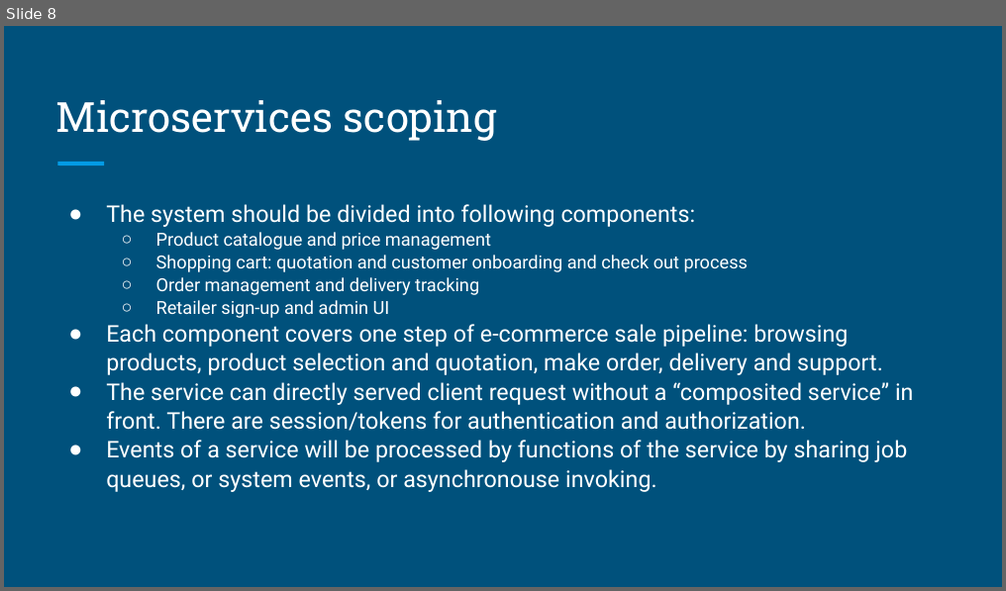
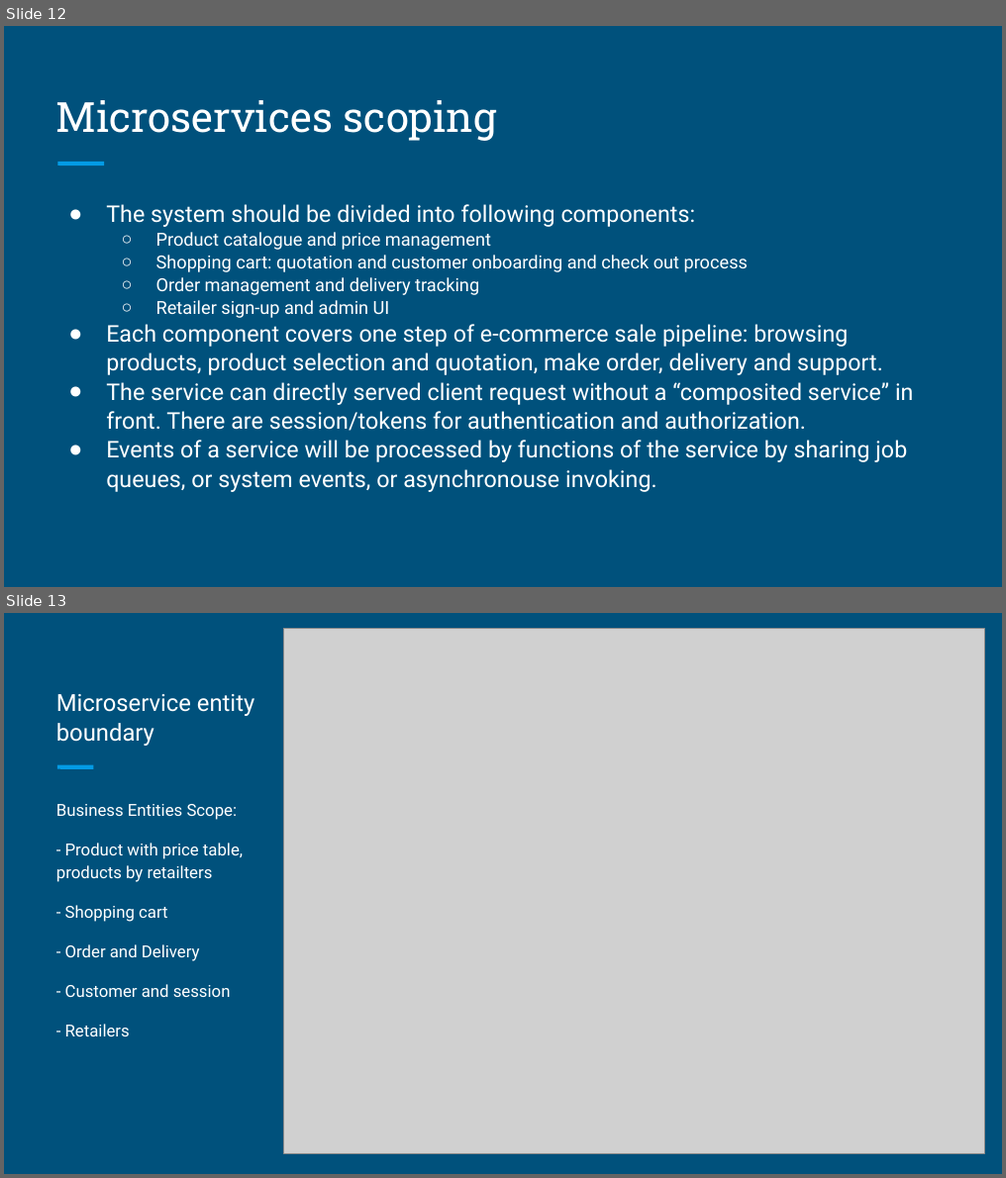
Before and after one commit to myquartz/myq-online-shopping, a slide deck: design/MyQ Online Shopping.odp. Shown one above the other, each under a label of ours: slide 8 before the commit, slides 12 and 13 after it. The pictures are 1006x591 and 1006x1178 pixels, drawn with LibreOffice and Linux fonts; fonts in the diff are those of the drawing; grey boxes stand for pictures. Boxes give left, top, right and bottom in pixels: in the first picture for what was removed or moved away, otherwise in the second. Text is boxed around its words. In the diff, an @@ line names an element or a change of style, - is before the commit and + after.

```diff
--- a/design/MyQ Online Shopping.odp
+++ b/design/MyQ Online Shopping.odp
@@ slide 13 added at bbox=[4, 613, 1002, 1174], background #00517C @@
@@ picture added at bbox=[283, 629, 984, 1154] @@
@@ title added at bbox=[56, 694, 254, 746], 17 pt, text #FFFFFF @@
+Microservice entity boundary
@@ line added from (57, 766) to (94, 766), #039BE5 3 pt @@
@@ text added at bbox=[56, 804, 243, 1037], 12 pt, text #FFFFFF @@
+Business Entities Scope:
+- Product with price table, products by retailters
+- Shopping cart
+- Order and Delivery
+- Customer and session
+- Retailers
@@ what was slide 8 is now slide 12 @@
```
Also in this commit, not shown: 2 slides changed, 29 other slides added, 2 other files.
